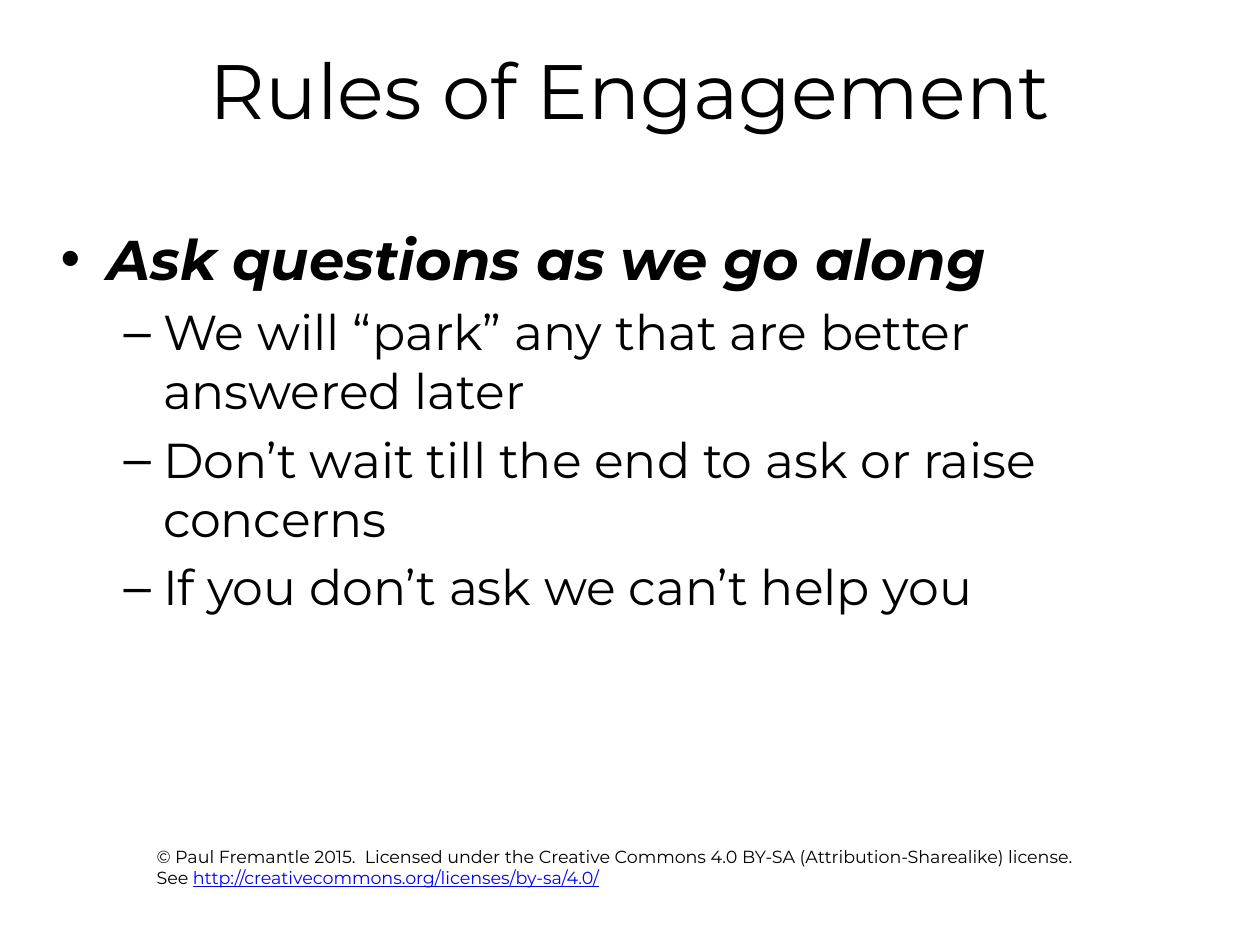
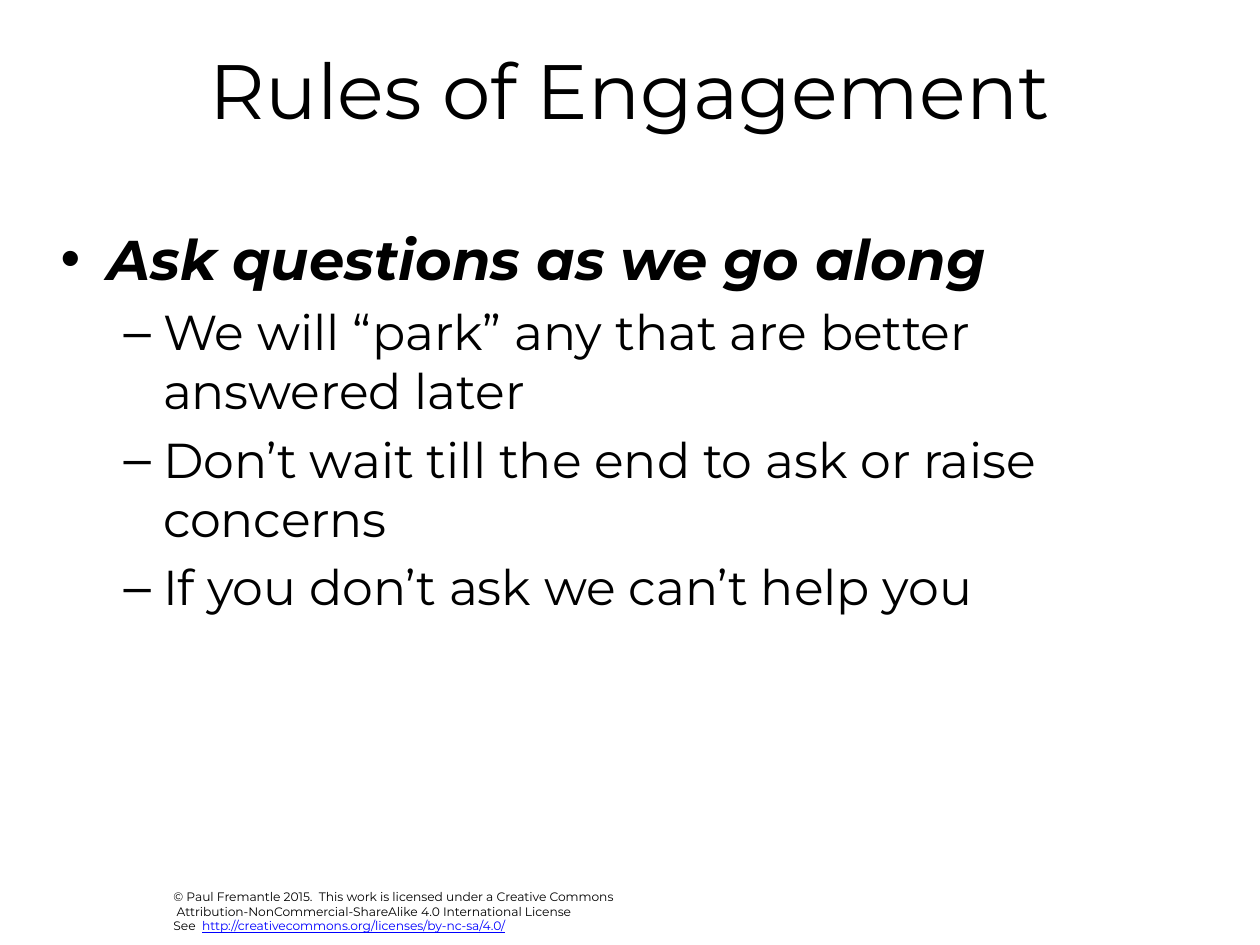
Before and after one commit to pzfreo/ox-clo, a slide deck: slide 12 of pres-source/00-intro.pptx. Drawn at 1260x945 pixels with LibreOffice and Linux fonts; fonts in the diff are those of the drawing; background and template pictures are left out. Boxes give left, top, right and bottom in pixels: in the first picture for what was removed or moved away, otherwise in the second. Text is boxed around its words. In the diff, an @@ line names an element or a change of style, - is before the commit and + after.

```diff
--- a/pres-source/00-intro.pptx
+++ b/pres-source/00-intro.pptx
@@ text at (x1=173, y1=892, x2=614, y2=933): text changed; size 10 to 7 pt @@
-© Paul Fremantle 2015. Licensed under the Creative Commons 4.0 BY-SA (Attribution-Sharealike) license.
-See http://creativecommons.org/licenses/by-sa/4.0/
+© Paul Fremantle 2015. This work is licensed under a Creative Commons
+Attribution-NonCommercial-ShareAlike 4.0 International License
+See http://creativecommons.org/licenses/by-nc-sa/4.0/
```
Also in this commit, not shown: 16 other slides changed, 53 other files.
